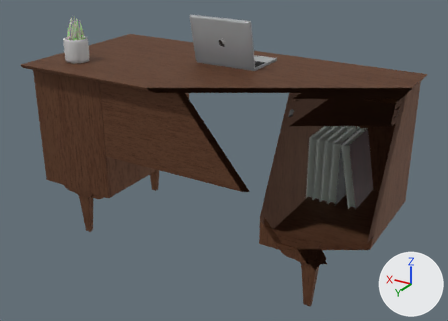
An edit to the Blender file projeto_cena-exemplo_2023/model/vintageDesk.blend, drawn before and after from the same camera.
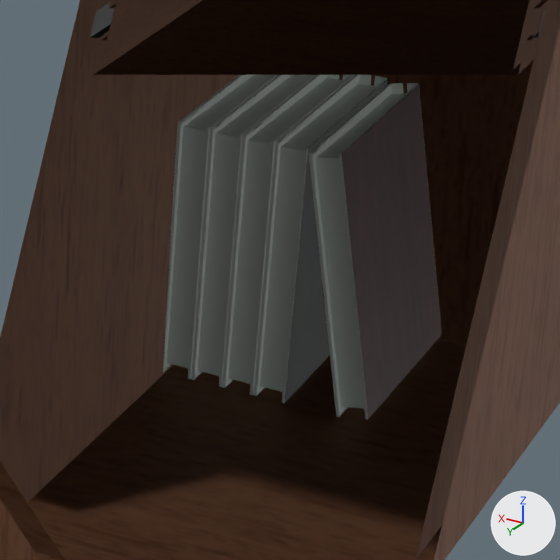
There are two pictures of each version: one whole from a camera (50 mm lens) standing at (-1.25, 2.041, 1.4) and looking at (-0.039, 0.023, 0.391), one close up on the part from 59% to 90% of the width and 34% to 76% of the height. Every picture has the same lights, and +X, +Y and +Z are marked at lower right. Everything nearer to the camera than a plane just in front of the edit is cut away.

Script lines for the objects in view, before the commit:
```python
ob_gaveta_l = bpy.data.objects.new('Gaveta_L', me_cube_003)
ob_gaveta_l.location = (0.0, 0.0, 0.0)
ob_livro1 = bpy.data.objects.new('Livro1', me_cube_011)
ob_livro1.location = (-0.381, -0.189, 0.39)
ob_livro1.rotation_euler = (0.0, 1.559, 0.0)  # degrees (0, 89, 0)
ob_livro1.scale = (0.292, 0.379, 0.379)
ob_livro2 = bpy.data.objects.new('Livro2', me_cube_010)
ob_livro2.location = (-0.414, -0.189, 0.39)
ob_livro2.rotation_euler = (0.0, 1.559, 0.0)  # degrees (0, 89, 0)
ob_livro2.scale = (0.292, 0.379, 0.379)
ob_livro3 = bpy.data.objects.new('Livro3', me_cube_009)
ob_livro3.location = (-0.447, -0.189, 0.39)
ob_livro3.rotation_euler = (0.0, 1.559, 0.0)  # degrees (0, 89, 0)
ob_livro3.scale = (0.292, 0.379, 0.379)
ob_livro4 = bpy.data.objects.new('Livro4', me_cube_008)
ob_livro4.location = (-0.48, -0.189, 0.39)
ob_livro4.rotation_euler = (0.0, 1.559, 0.0)  # degrees (0, 89, 0)
ob_livro4.scale = (0.292, 0.379, 0.379)
ob_livro5 = bpy.data.objects.new('Livro5', me_cube_007)
ob_livro5.location = (-0.538, -0.189, 0.39)
ob_livro5.rotation_euler = (0.0, 1.755, 0.0)  # degrees (0, 101, 0)
ob_livro5.scale = (0.292, 0.379, 0.379)
# also in view: 'Nicho' at (0.0, -0.005, 0.491); 'Porta_L' at (-0.534, -0.301, 0.443)
```
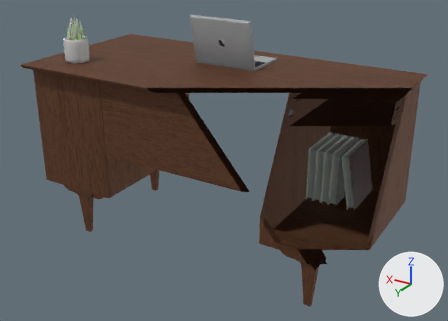
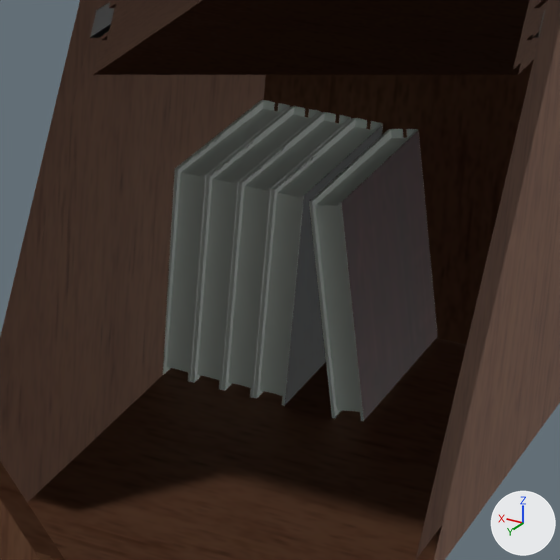
Commit message: Ajustes Livro 5

Boxes [x1, y1, x2, y2] around the edits, measured in the close-ups (560 x 560 px):
'Livro5', moved, rescaled (13% shorter)
    before: [308, 83, 442, 419]
    after: [309, 129, 438, 421]
'Livro4', moved, rescaled (12% shorter)
    before: [253, 75, 387, 403]
    after: [254, 118, 383, 406]
'Livro3', moved, rescaled (11% shorter)
    before: [222, 75, 354, 395]
    after: [222, 112, 351, 398]
'Livro2', moved, rescaled (9% shorter)
    before: [191, 75, 315, 387]
    after: [191, 106, 321, 390]
'Livro1', moved, rescaled
    before: [163, 75, 277, 379]
    after: [163, 100, 290, 382]

Diff of the bpy script that builds the scene:
```diff
--- a/projeto_cena-exemplo_2023/model/vintageDesk.blend.py
+++ b/projeto_cena-exemplo_2023/model/vintageDesk.blend.py
@@ ob_livro5 @@
 ob_livro5 = bpy.data.objects.new('Livro5', me_cube_007)
-ob_livro5.location = (-0.538, -0.189, 0.39)
+ob_livro5.location = (-0.538, -0.189, 0.364)
 ob_livro5.rotation_euler = (0.0, 1.755, 0.0)  # degrees (0, 101, 0)
-ob_livro5.scale = (0.292, 0.379, 0.379)
+ob_livro5.scale = (0.242, 0.379, 0.379)
 _m = ob_livro5.modifiers.new('Bevel', 'BEVEL')
@@ ob_livro4 @@
 ob_livro4 = bpy.data.objects.new('Livro4', me_cube_008)
-ob_livro4.location = (-0.48, -0.189, 0.39)
+ob_livro4.location = (-0.48, -0.189, 0.364)
 ob_livro4.rotation_euler = (0.0, 1.559, 0.0)  # degrees (0, 89, 0)
-ob_livro4.scale = (0.292, 0.379, 0.379)
+ob_livro4.scale = (0.242, 0.379, 0.379)
 _m = ob_livro4.modifiers.new('Bevel', 'BEVEL')
@@ ob_livro3 @@
 ob_livro3 = bpy.data.objects.new('Livro3', me_cube_009)
-ob_livro3.location = (-0.447, -0.189, 0.39)
+ob_livro3.location = (-0.447, -0.189, 0.364)
 ob_livro3.rotation_euler = (0.0, 1.559, 0.0)  # degrees (0, 89, 0)
-ob_livro3.scale = (0.292, 0.379, 0.379)
+ob_livro3.scale = (0.242, 0.379, 0.379)
 _m = ob_livro3.modifiers.new('Bevel', 'BEVEL')
@@ ob_livro2 @@
 ob_livro2 = bpy.data.objects.new('Livro2', me_cube_010)
-ob_livro2.location = (-0.414, -0.189, 0.39)
+ob_livro2.location = (-0.414, -0.189, 0.364)
 ob_livro2.rotation_euler = (0.0, 1.559, 0.0)  # degrees (0, 89, 0)
-ob_livro2.scale = (0.292, 0.379, 0.379)
+ob_livro2.scale = (0.242, 0.379, 0.379)
 _m = ob_livro2.modifiers.new('Bevel', 'BEVEL')
@@ ob_livro1 @@
 ob_livro1 = bpy.data.objects.new('Livro1', me_cube_011)
-ob_livro1.location = (-0.381, -0.189, 0.39)
+ob_livro1.location = (-0.381, -0.189, 0.364)
 ob_livro1.rotation_euler = (0.0, 1.559, 0.0)  # degrees (0, 89, 0)
-ob_livro1.scale = (0.292, 0.379, 0.379)
+ob_livro1.scale = (0.242, 0.379, 0.379)
 _m = ob_livro1.modifiers.new('Bevel', 'BEVEL')
```
